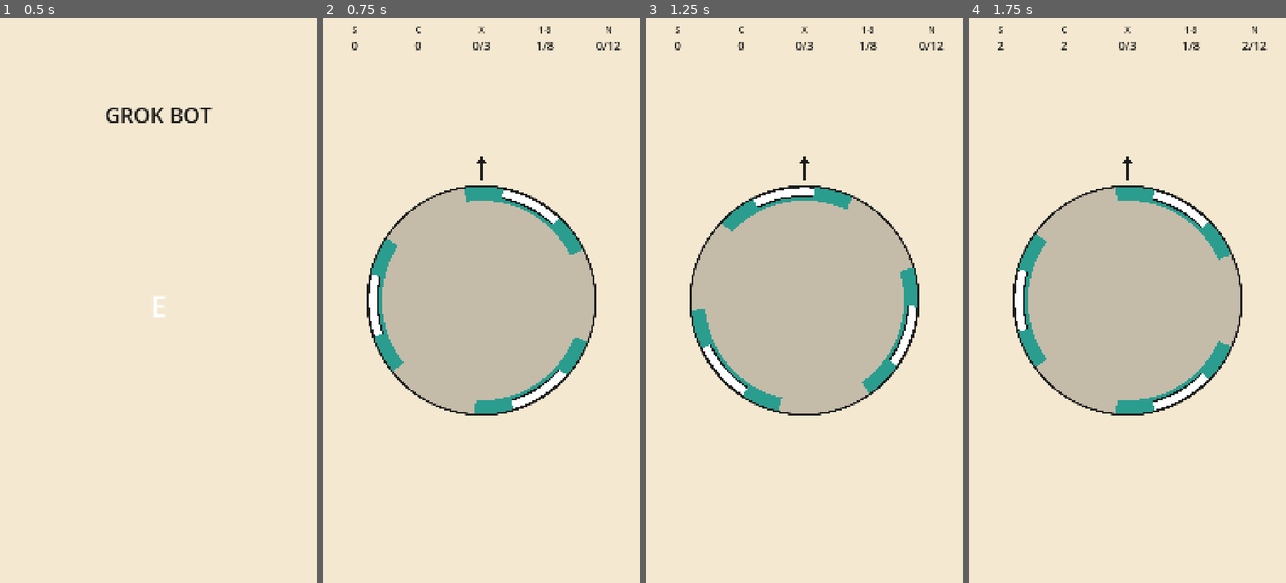
Above: before the commit, frames 1-4 (left to right).
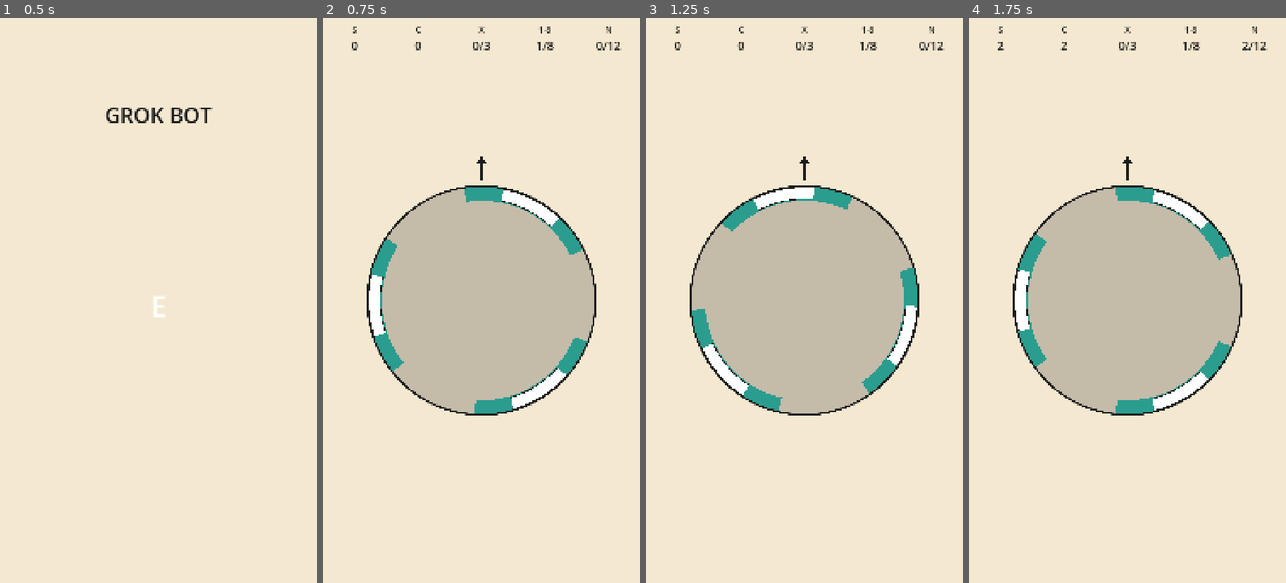
Above: after the commit, the same moments.

Repository: fallenblueray/Grok-Bot-Game
Game: Godot game, scene res://Boot.tscn
Two runs of this game, one before a commit and one after it. Both use one fixed random seed, a clock stepped at 60 frames per second and the inputs below.
Inputs (mouse positions are in pixels of both pictures, inside the frame that each line leads up to):
- Up to frame 1 (0.5 s): no input
- Up to frame 2 (0.75 s): click "E" at 0.5 s
- Up to frame 3 (1.25 s): no input
- Up to frame 4 (1.75 s): tap Enter at 1.25 s; move the mouse to (1197, 272) at 1.27 s; hold D from 1.28 s (still down); tap 1 at 1.35 s; click (1197, 272) at 1.42 s; tap Space at 1.52 s

Frame 1 is identical in both runs. In frame 2, 0.4% of the frame differs, in the area x 14-75%, y 30-70%; in frame 3, 0.4%, in the area x 19-86%, y 30-67%; in frame 4, 0.4%.

Commit message:
Thicken perfect white band to ~85% of outer radial

Diff:
--- a/ModeE.gd
+++ b/ModeE.gd
@@ -112,9 +112,10 @@
 				teal.a = 1.0
 				_band(r_in, r_out, mid - ho, mid + ho, teal)
 				var ink_edge := Color(ink, 1.0)
-				var r_white_in := r_out - thick * 0.62
-				_band(r_white_in - 6.0, r_out, mid - hi, mid + hi, ink_edge)
-				_band(r_white_in, r_out - 3.0, mid - hi, mid + hi, white)
+				# Perfect band ≈ 85% of outer radial (was 62% / ~6%R, too thin on 390).
+				var r_white_in := r_out - thick * 0.85
+				_band(r_white_in - 3.0, r_out, mid - hi, mid + hi, ink_edge)
+				_band(r_white_in, r_out - 2.0, mid - hi, mid + hi, white)
 
 
 class SnapTick extends Node2D:
